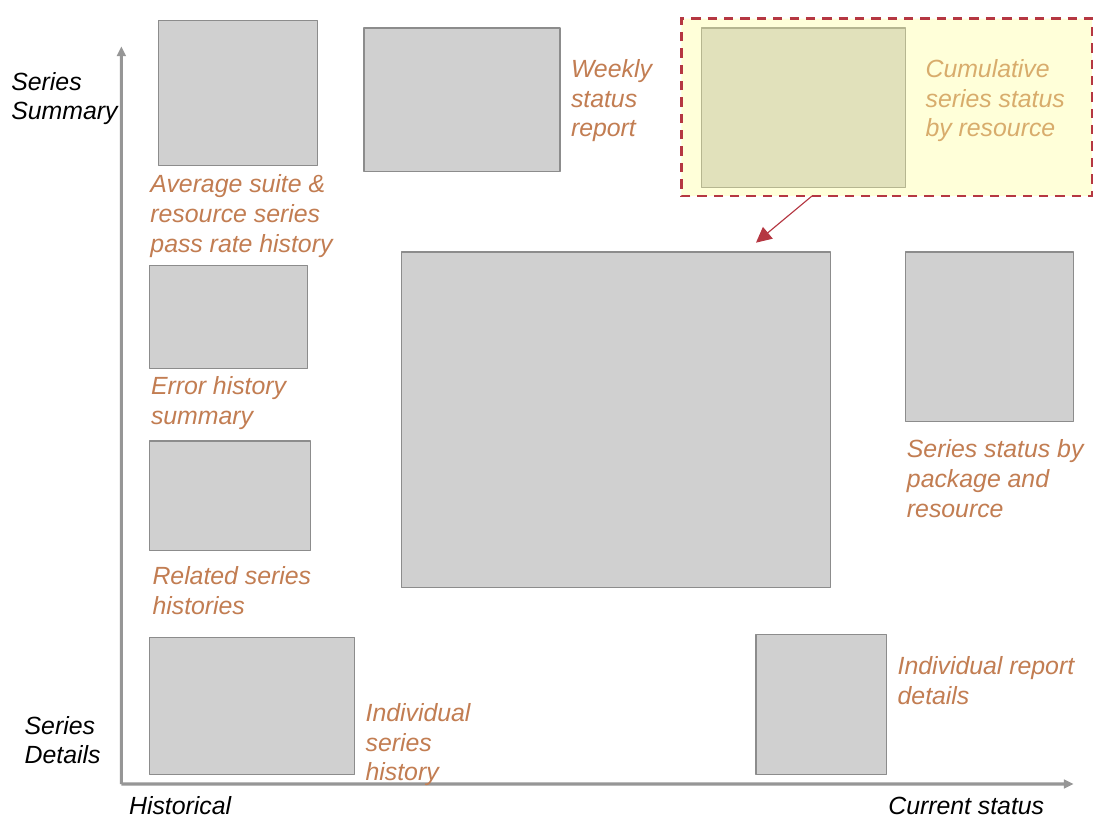
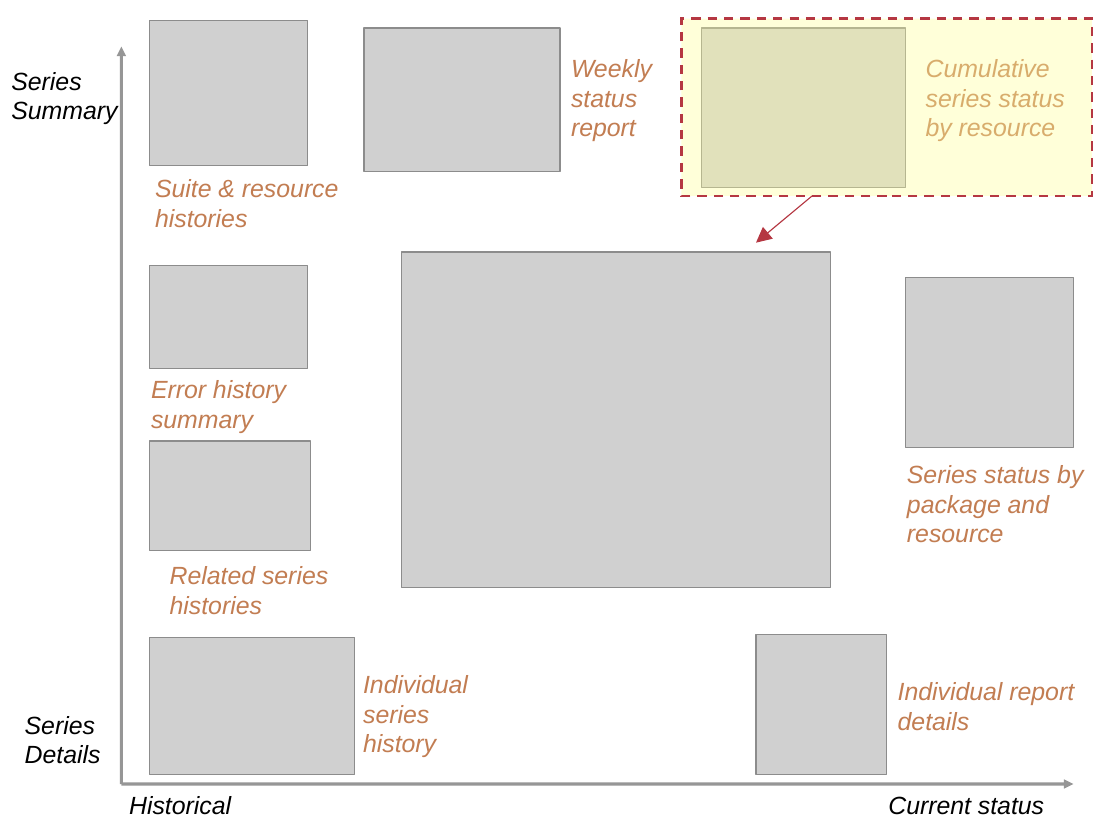
Before and after one commit to IncaProject/inca-xsede, a slide deck: slide 5 of talks/2008workshop/consumer.ppt. Drawn at 1120x840 pixels with LibreOffice and Linux fonts; fonts in the diff are those of the drawing; grey boxes stand for pictures. Boxes give left, top, right and bottom in pixels: in the first picture for what was removed or moved away, otherwise in the second. Text is boxed around its words. In the diff, an @@ line names an element or a change of style, - is before the commit and + after.

```diff
--- a/talks/2008workshop/consumer.ppt
+++ b/talks/2008workshop/consumer.ppt
@@ picture: place and size @@
-picture at box(159, 20, 318, 166)
+picture at box(149, 20, 308, 166)
@@ text at box(155, 179, 339, 228): text changed @@
-Average suite & resource series pass rate history
+Suite & resource histories
@@ text "Error history summary": place and size @@
-text "Error history summary" at box(151, 376, 286, 429)
+text "Error history summary" at box(151, 380, 286, 433)
@@ text "Related series histories": place and size @@
-text "Related series histories" at box(153, 566, 311, 615)
+text "Related series histories" at box(170, 566, 328, 614)
@@ text "Individual series history": place and size @@
-text "Individual series history" at box(366, 703, 471, 786)
+text "Individual series history" at box(363, 675, 468, 757)
@@ 2 texts, 1 picture: place and size @@
-2 texts, 1 picture at box(898, 252, 1083, 704)
+2 texts, 1 picture at box(898, 278, 1083, 730)
```
Also in this commit, not shown: 8 other slides changed, 2 slides added.
